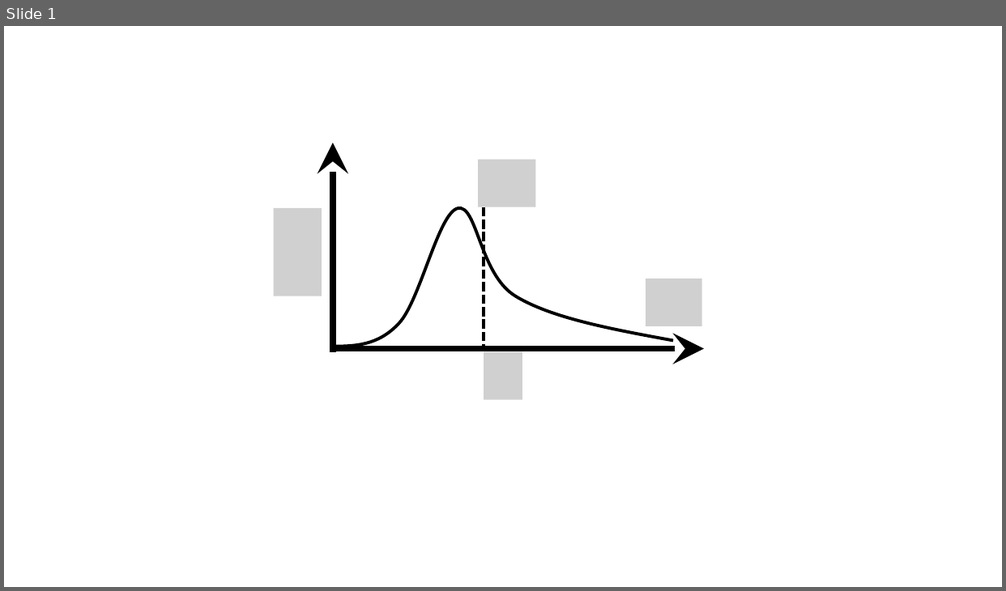
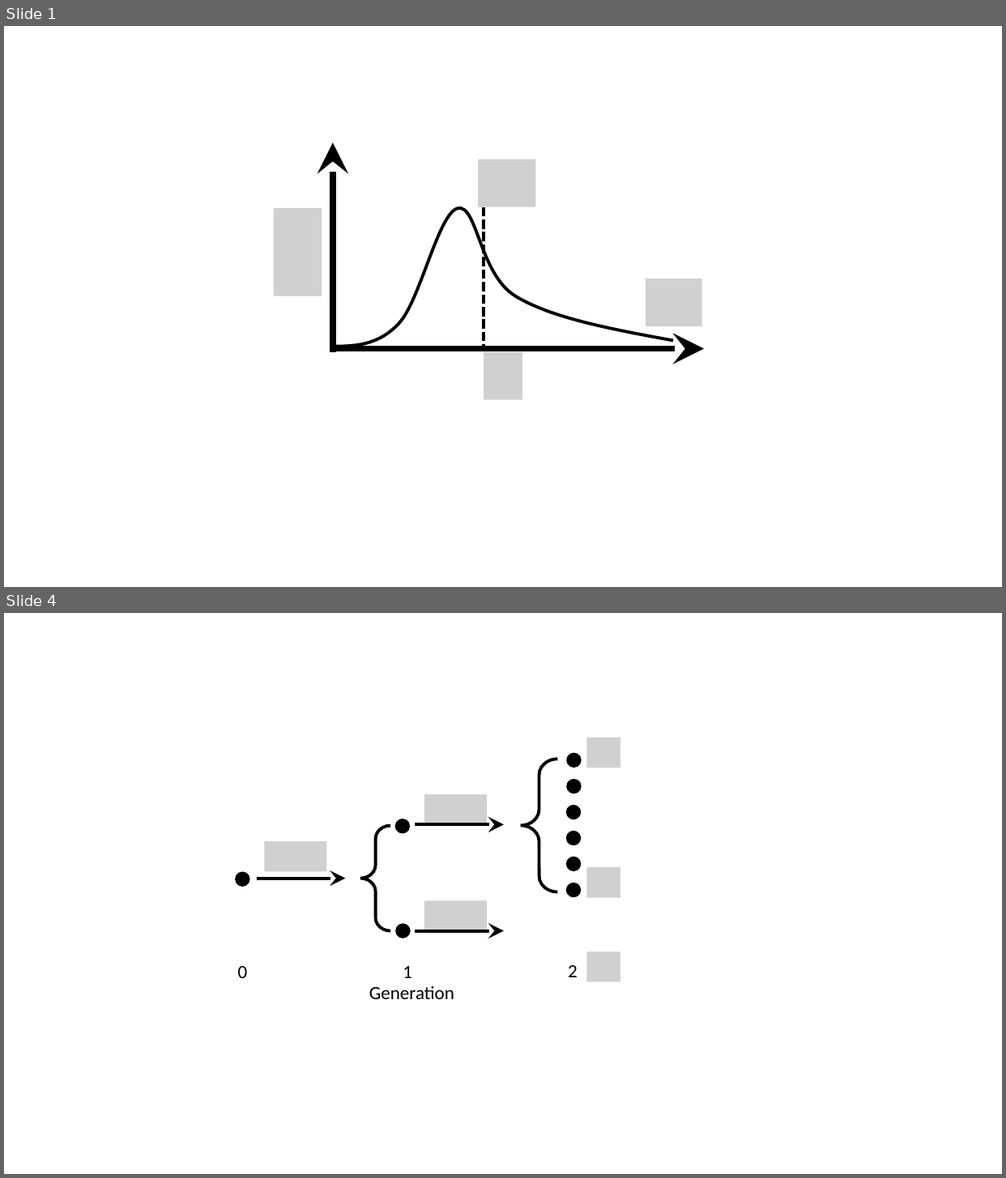
Before and after one commit to nwlandry/time-dependent-infectiousness, a slide deck: Figures/Figures.pptx. Shown one above the other, each under a label of ours: slide 1 before the commit, slides 1 and 4 after it; the slides between them are not shown. The pictures are 1006x591 and 1006x1178 pixels, drawn with LibreOffice and Linux fonts; fonts in the diff are those of the drawing; grey boxes stand for pictures. Boxes give left, top, right and bottom in pixels: in the first picture for what was removed or moved away, otherwise in the second. Text is boxed around its words. In the diff, an @@ line names an element or a change of style, - is before the commit and + after.

```diff
--- a/Figures/Figures.pptx
+++ b/Figures/Figures.pptx
@@ slide 4 added at bbox=[4, 613, 1002, 1174], background #FFFFFF @@
@@ group added at bbox=[236, 737, 621, 999]: 9 ellipses, 6 pictures, 4 texts, 3 arrows, 2 left braces @@
+0
+1
+2
+Generation
```
Also in this commit, not shown: 1 slide changed, 3 other slides added, 51 other files.
